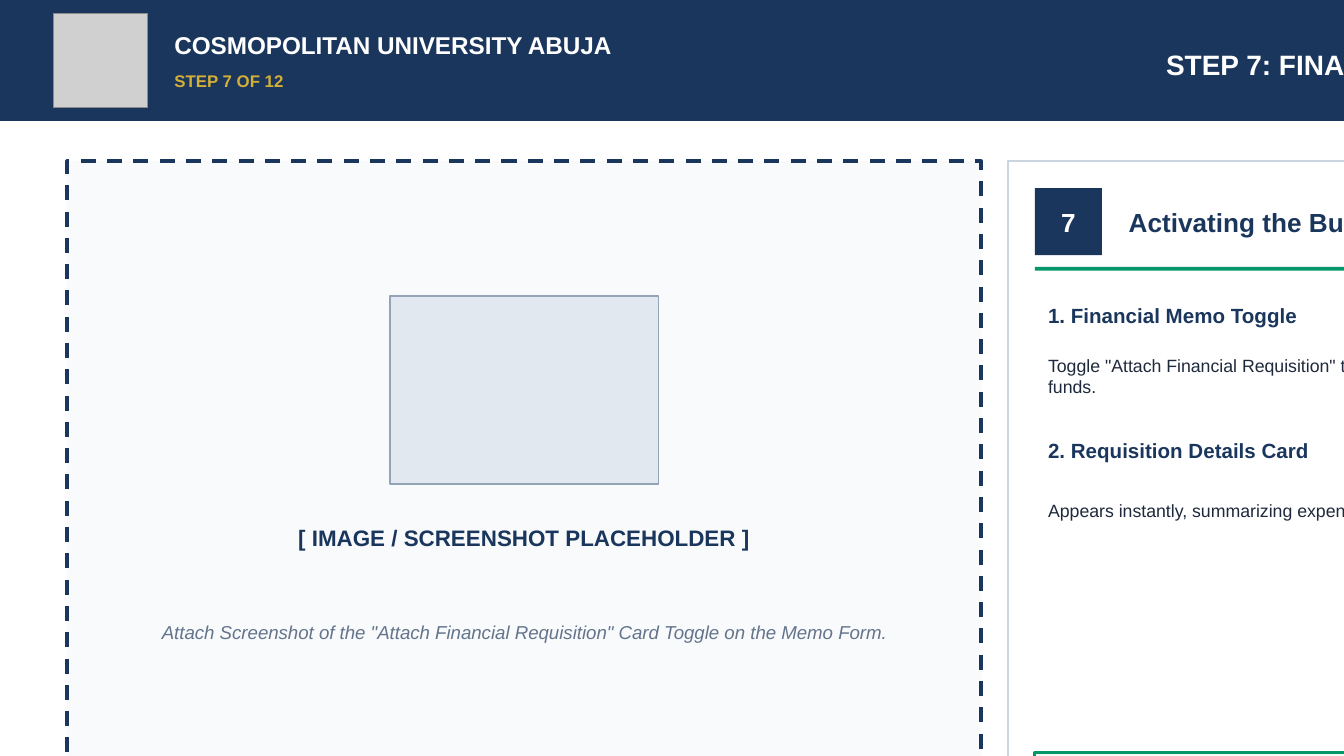
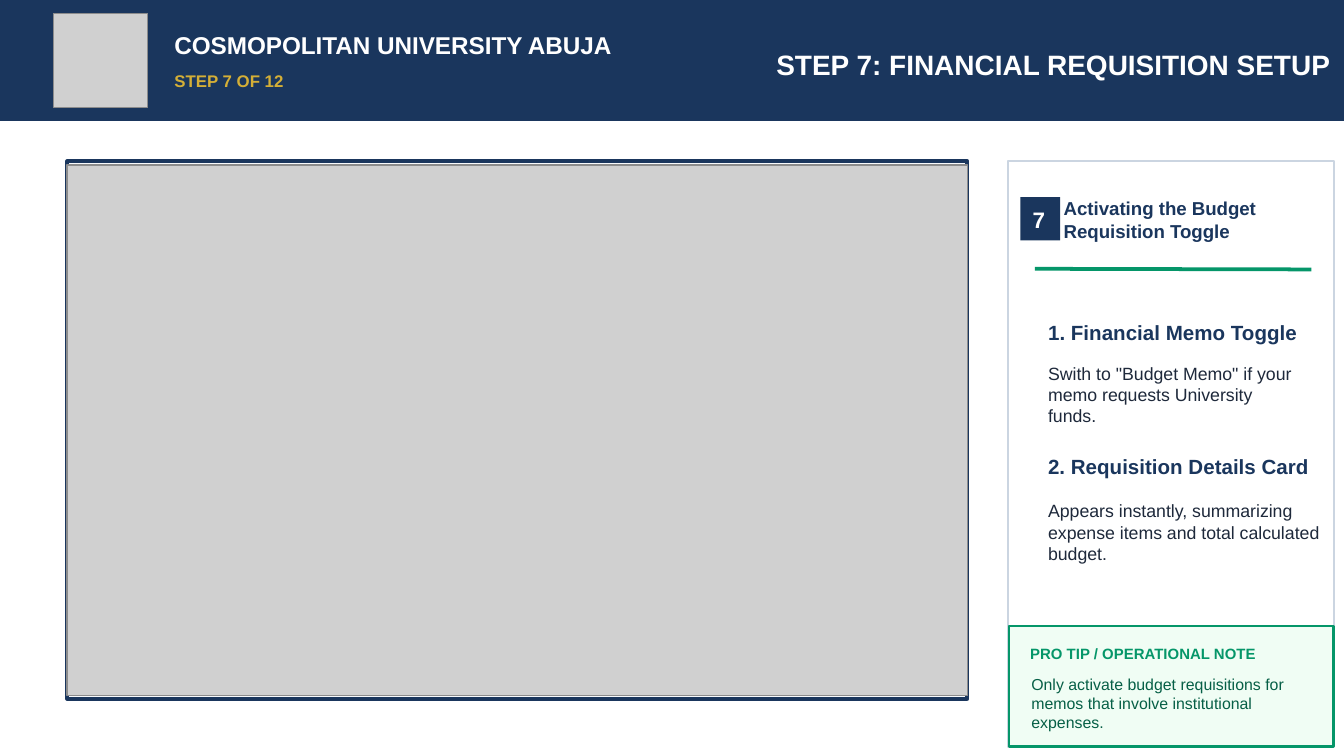
Before and after one commit to DevSadeeqSafana/CUA-MEMOTRACKER, a slide deck: slide 9 of CUAMemoTracker_User_Manual.pptx. Drawn at 1344x756 pixels with LibreOffice and Linux fonts; fonts in the diff are those of the drawing; grey boxes stand for pictures. Boxes give left, top, right and bottom in pixels: in the first picture for what was removed or moved away, otherwise in the second. Text is boxed around its words. In the diff, an @@ line names an element or a change of style, - is before the commit and + after.

```diff
--- a/CUAMemoTracker_User_Manual.pptx
+++ b/CUAMemoTracker_User_Manual.pptx
@@ text "STEP 7: FINANCIAL REQUISITION SETUP" rewrapped from <box>515,55,1271,643</box> to <box>776,55,1330,80</box> @@
@@ rectangle: place and size @@
-rectangle at <box>67,161,981,756</box>
+rectangle at <box>67,161,968,699</box>
@@ rectangle at <box>67,161,968,699</box>: outline #1A365D 2 pt dashed to #1A365D 2 pt @@
@@ picture added at <box>67,165,968,696</box> @@
@@ rectangle: place and size @@
-rectangle at <box>1008,161,1344,756</box>
+rectangle at <box>1008,161,1335,747</box>
@@ text "7": place and size @@
-text "7" at <box>1061,214,1076,232</box>
+text "7" at <box>1033,212,1045,228</box>
@@ text "7" at <box>1033,212,1045,228</box>: size 14 to 12 pt @@
@@ rectangle: place and size @@
-rectangle at <box>1035,188,1102,255</box>
+rectangle at <box>1020,198,1060,241</box>
@@ rectangle at <box>1020,198,1060,241</box>: proportions changed @@
@@ text "Activating the Budget Requisition Toggle": place and size @@
-text "Activating the Budget Requisition Toggle" at <box>664,213,1336,643</box>
+text "Activating the Budget Requisition Toggle" at <box>1064,201,1256,242</box>
@@ text "Activating the Budget Requisition Toggle" at <box>1064,201,1256,242</box>: size 14 to 10 pt @@
@@ line moved from (1035, 269) - (1344, 269) to (1035, 269) - (1312, 269) @@
@@ rectangle removed at <box>390,296,659,484</box> @@
@@ text "1. Financial Memo Toggle": place and size @@
-text "1. Financial Memo Toggle" at <box>1048,308,1297,328</box>
+text "1. Financial Memo Toggle" at <box>1048,325,1297,345</box>
@@ text at <box>1048,367,1291,422</box>: text changed @@
-Toggle "Attach Financial Requisition" to ON if your memo requests University funds.
+Swith to "Budget Memo" if your memo requests University funds.
@@ text "2. Requisition Details Card": place and size @@
-text "2. Requisition Details Card" at <box>1048,443,1309,463</box>
+text "2. Requisition Details Card" at <box>1048,459,1309,478</box>
@@ text "Appears instantly, summarizing expense items ..." rewrapped from <box>1048,504,1292,521</box> to <box>1048,504,1320,564</box> @@
@@ text removed at <box>312,530,735,547</box> @@
-[ IMAGE / SCREENSHOT PLACEHOLDER ]
@@ text removed at <box>162,625,887,639</box> @@
-Attach Screenshot of the "Attach Financial Requisition" Card Toggle on the Memo Form.
@@ rectangle: place and size @@
-rectangle at <box>1035,753,1344,756</box>
+rectangle at <box>1009,626,1333,747</box>
@@ text added at <box>1030,648,1256,659</box>, 8 pt, text #059669, bold @@
+PRO TIP / OPERATIONAL NOTE
@@ text added at <box>1031,678,1284,732</box>, 8.5 pt, text #065F46 @@
+Only activate budget requisitions for memos that involve institutional expenses.
```
Also in this commit, not shown: 14 other slides changed, 21 other files.
